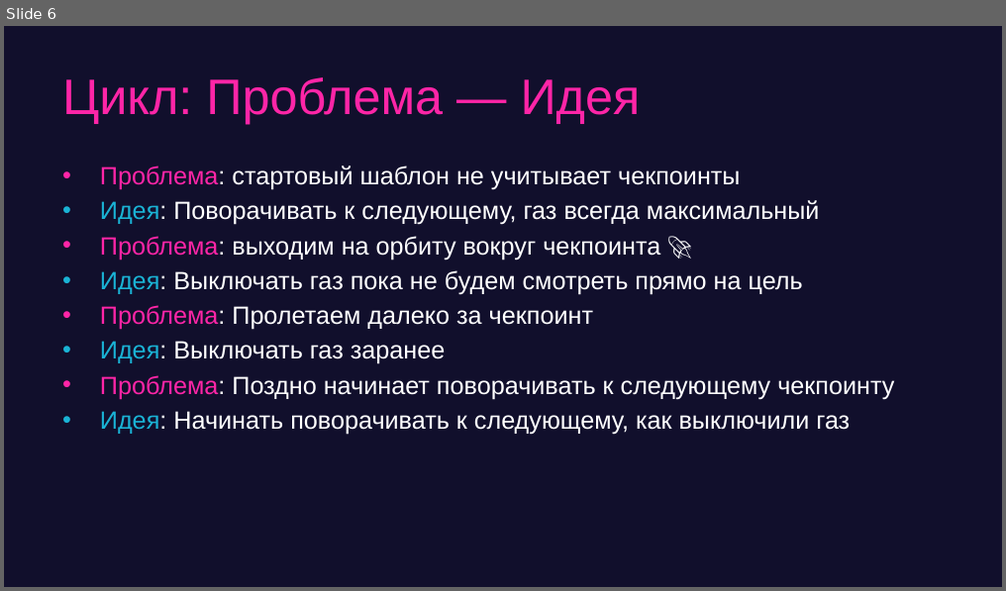
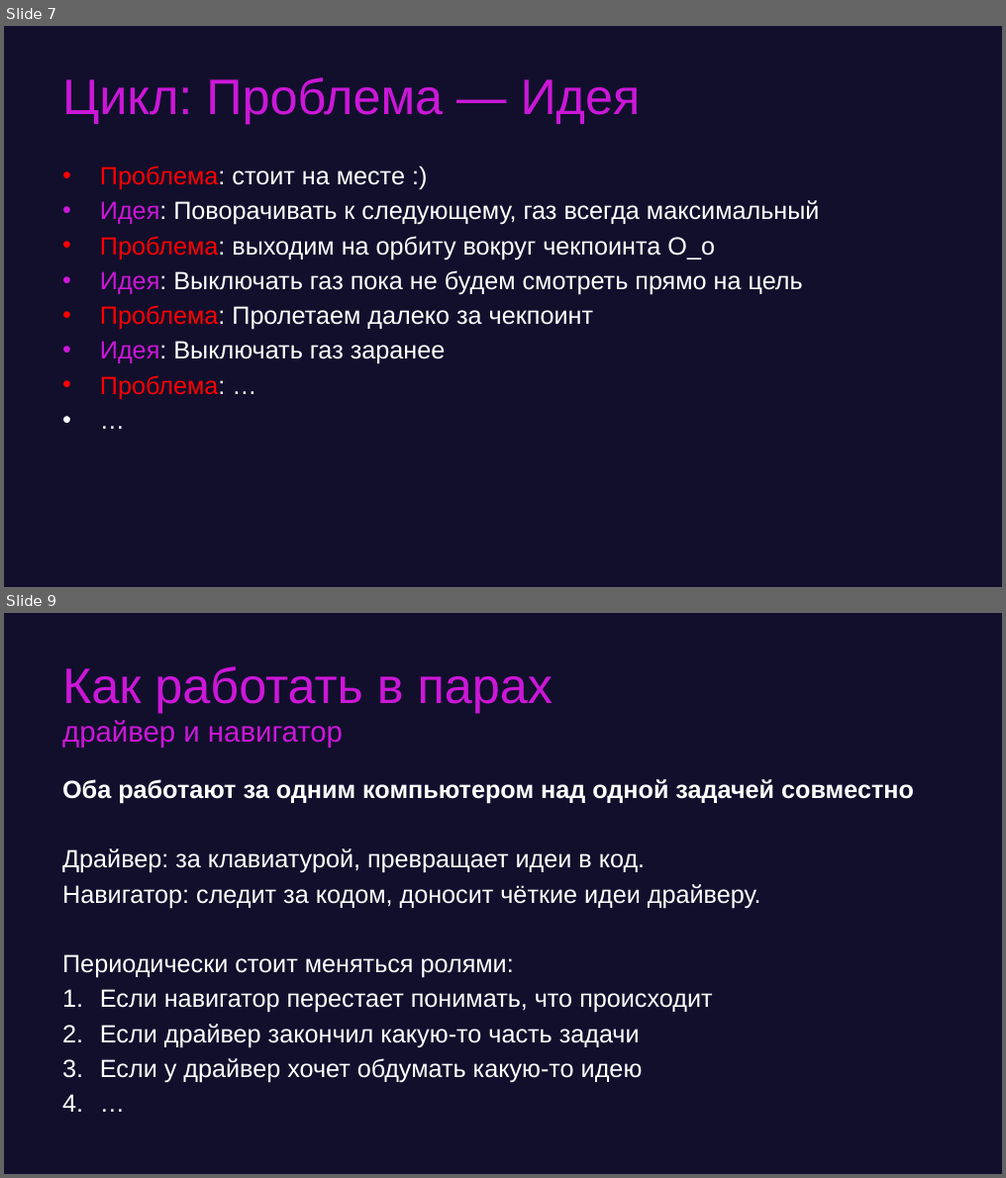
Before and after one commit to game-ai-course/game-ai-school, a slide deck: day1-montecarlo.pptx. Shown one above the other, each under a label of ours: slide 6 before the commit, slides 7 and 9 after it; the slides between them are not shown. The pictures are 1006x591 and 1006x1178 pixels, drawn with LibreOffice and Linux fonts; fonts in the diff are those of the drawing. Boxes give left, top, right and bottom in pixels: in the first picture for what was removed or moved away, otherwise in the second. Text is boxed around its words. In the diff, an @@ line names an element or a change of style, - is before the commit and + after.

```diff
--- a/day1-montecarlo.pptx
+++ b/day1-montecarlo.pptx
@@ slide 9 added at (4,613,1002,1174), background #110F2C @@
@@ title added at (62,666,553,748), 48 pt, text #CC17D8 @@
+Как работать в парах
+драйвер и навигатор
@@ text added at (62,779,914,1083), 24 pt, text #FFFFFF @@
+Оба работают за одним компьютером над одной задачей совместно
+Драйвер: за клавиатурой, превращает идеи в код.
+Навигатор: следит за кодом, доносит чёткие идеи драйверу.
+Периодически стоит меняться ролями:
+1. Если навигатор перестает понимать, что происходит
+2. Если драйвер закончил какую-то часть задачи
+3. Если у драйвер хочет обдумать какую-то идею
+4. …
@@ what was slide 6 is now slide 7 @@
@@ slide 7 changed as well @@
@@ title "Цикл: Проблема — Идея" at (62,77,641,124): text colour #FE25A7 to #CC17D8 @@
@@ text at (100,166,405,190): text changed @@
-• Проблема: стартовый шаблон не учитывает чекпоинты
+• Проблема: стоит на месте :)
@@ text at (100,200,820,365): text colour #1AB3D5 to #CC17D8 in "Идея:", "Идея:", "Идея:"; text colour #FE25A7 to #FF0000 in "Проблема:" @@
@@ text at (100,236,715,260): text changed @@
-• Проблема: выходим на орбиту вокруг чекпоинта 🚀
+• Проблема: выходим на орбиту вокруг чекпоинта O_o
@@ text at (100,375,225,399): text changed; text colour #FFFFFF to #FF0000 @@
-• Проблема: Поздно начинает поворачивать к следующему чекпоинту
-• Идея: Начинать поворачивать к следующему, как выключили газ
+• Проблема: …
+• …
```
Also in this commit, not shown: 15 other slides changed, 11 other slides added, 10 slides removed, 13 other files.
